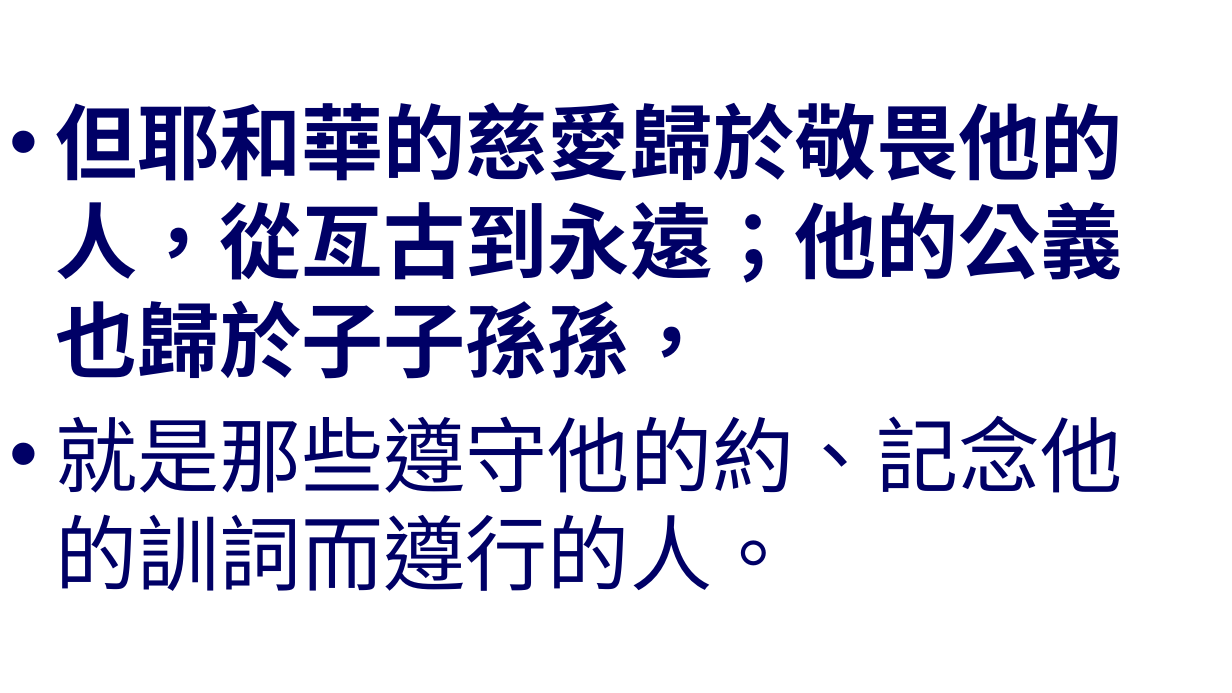
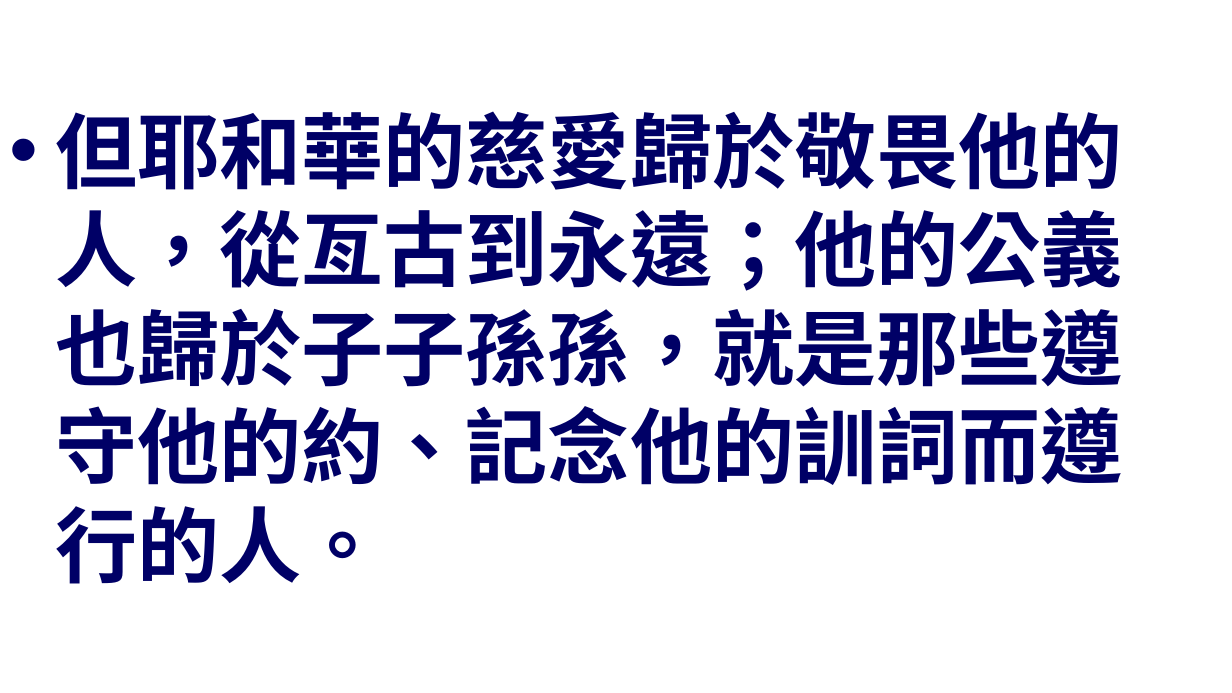
Before and after one commit to batisuoc/worship-resources, a slide deck: slide 5 of 102慈愛廣大.pptx. Drawn at 1232x693 pixels with LibreOffice and Linux fonts; fonts in the diff are those of the drawing; background and template pictures are left out. Boxes give left, top, right and bottom in pixels: in the first picture for what was removed or moved away, otherwise in the second. Text is boxed around its words. In the diff, an @@ line names an element or a change of style, - is before the commit and + after.

Commit message:
Update 3 ppts.

```diff
--- a/102慈愛廣大.pptx
+++ b/102慈愛廣大.pptx
@@ text at (55, 111, 1122, 584): text changed @@
-• 但耶和華的慈愛歸於敬畏他的人，從亙古到永遠；他的公義也歸於子子孫孫，
-• 就是那些遵守他的約、記念他的訓詞而遵行的人。
+• 但耶和華的慈愛歸於敬畏他的人，從亙古到永遠；他的公義也歸於子子孫孫，就是那些遵守他的約、記念他的訓詞而遵行的人。
```
Also in this commit, not shown: 2 other files.
